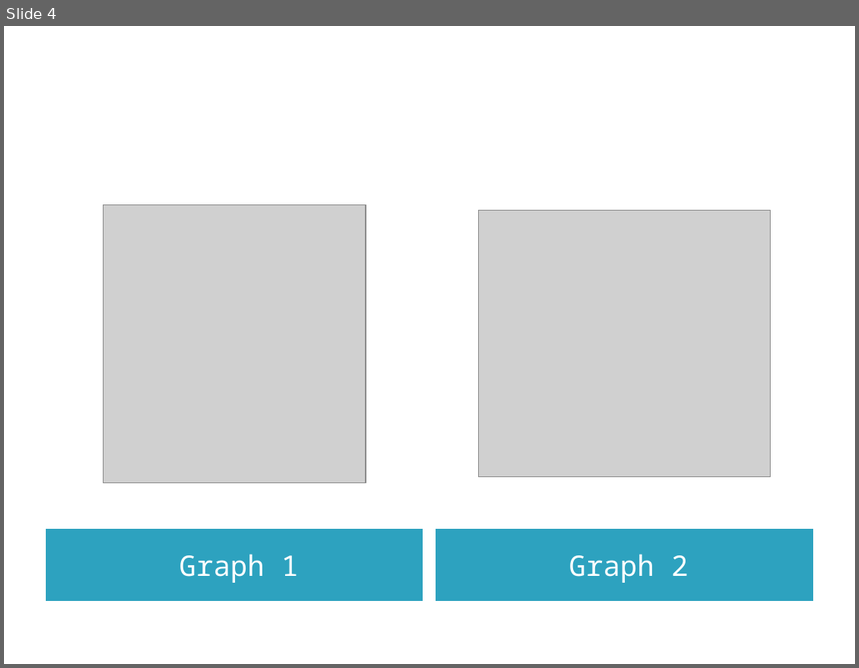
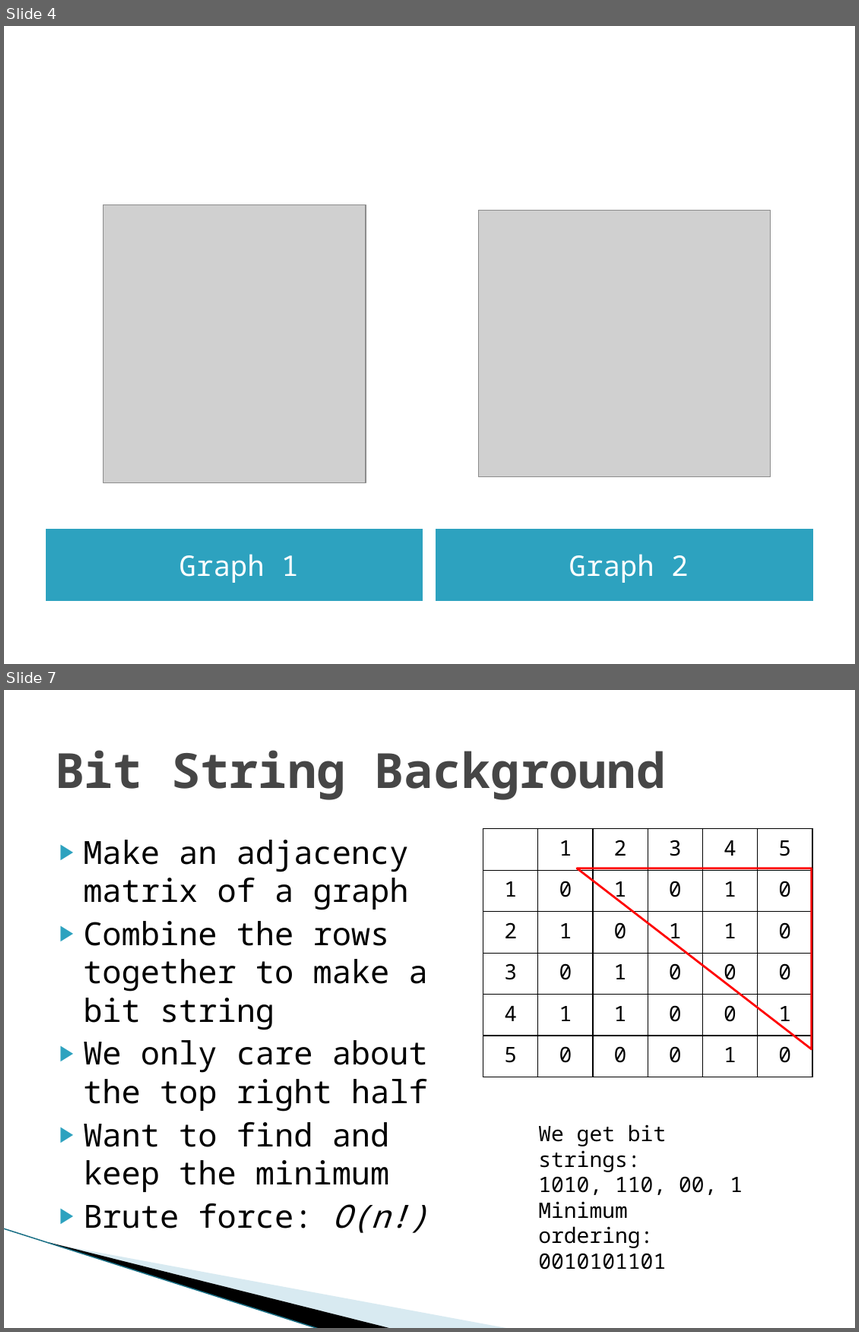
Before and after one commit to kjrcda/recursive-bit-string-isomorphism, a slide deck: Solving Graph Isomorphism with Minimum Bit Strings.pptx. Shown one above the other, each under a label of ours: slide 4 before the commit, slides 4 and 7 after it; the slides between them are not shown. The pictures are 859x668 and 859x1332 pixels, drawn with LibreOffice and Linux fonts; fonts in the diff are those of the drawing; grey boxes stand for pictures; background and template pictures are left out. Boxes give left, top, right and bottom in pixels: in the first picture for what was removed or moved away, otherwise in the second. Text is boxed around its words. In the diff, an @@ line names an element or a change of style, - is before the commit and + after.

```diff
--- a/Solving Graph Isomorphism with Minimum Bit Strings.pptx
+++ b/Solving Graph Isomorphism with Minimum Bit Strings.pptx
@@ slide 7 added at (4,690,855,1328), background #FFFFFF @@
@@ title added at (55,750,666,800), 41 pt, text #464646, bold @@
+Bit String Background
@@ text added at (83,840,428,1233), 27 pt, text #000000 @@
+▶ Make an adjacency matrix of a graph
+▶ Combine the rows together to make a bit string
+▶ We only care about the top right half
+▶ Want to find and keep the minimum
+▶ Brute force: O(n!)
@@ table added at (484,829,810,1078), 6 rows, 6 columns @@
+ | 1 | 2 | 3 | 4 | 5
+1 | 0 | 1 | 0 | 1 | 0
+2 | 1 | 0 | 1 | 1 | 0
+3 | 0 | 1 | 0 | 0 | 0
+4 | 1 | 1 | 0 | 0 | 1
+5 | 0 | 0 | 0 | 1 | 0
@@ right triangle added at (577,869,812,1050), outline #FF0000 1.75 pt @@
@@ text added at (538,1125,743,1270), 18 pt, text #000000 @@
+We get bit strings:
+1010, 110, 00, 1
+Minimum ordering:
+0010101101
@@ line added from (4, 1229) to (320, 1328), #97C5D8 0.95 pt @@
@@ freeform shape added at (49,1243,393,1328), fill #000000 @@
@@ freeform shape added at (51,1243,510,1328), fill #A0CBDC at 40% opacity @@
```
Also in this commit, not shown: 3 slides changed, 5 other slides added, 2 slides removed.
